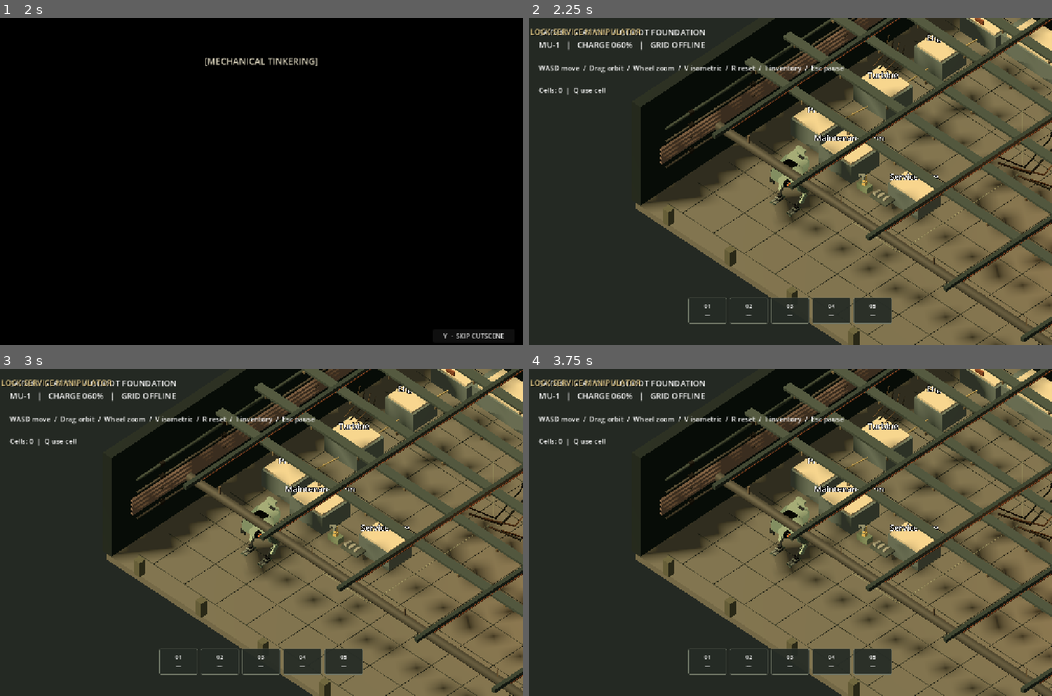
Above: before the commit, frames 1-4 (two rows, left to right).
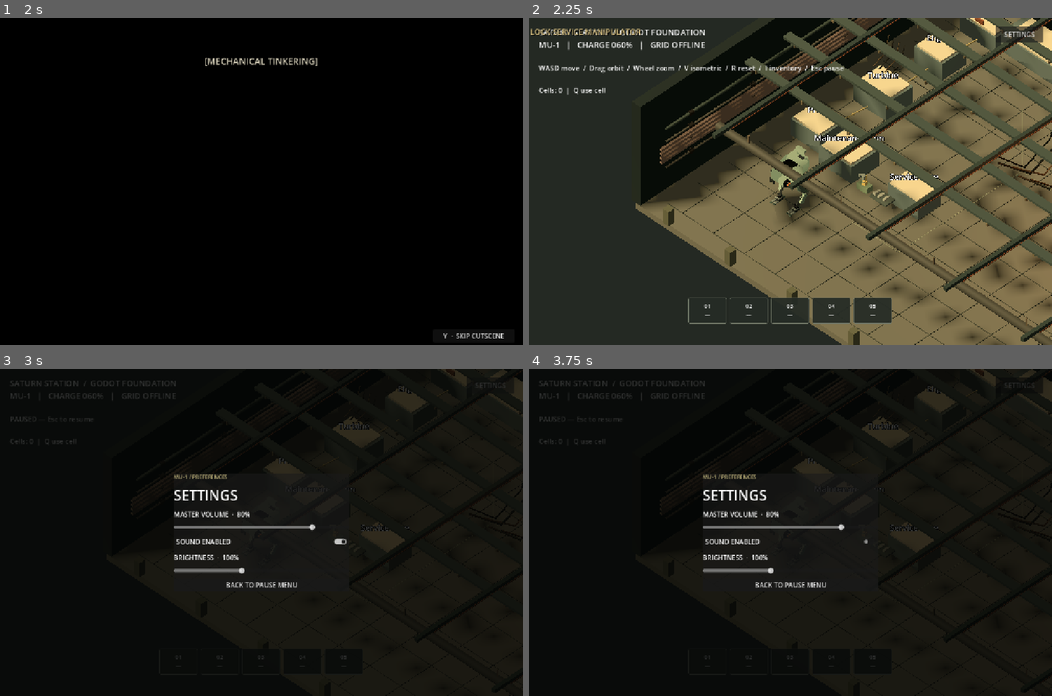
Above: after the commit, the same moments.

Repository: thetruenadia/saturn-station
Game: Godot game, scene res://main_menu.tscn
The game is run twice, just before and just after one commit, with the same random seed, the same clock (stepped at 60 frames per second) and the same inputs.
Inputs (mouse positions are in pixels of both pictures, inside the frame that each line leads up to):
- Up to frame 1 (2 s): click "START NEW DEMO" at 0.5 s; click "BEGIN BOOT SEQUENCE" at 1.25 s
- Up to frame 2 (2.25 s): click "Y · SKIP CUTSCENE" at 2 s
- Up to frame 3 (3 s): click (491, 385) at 2.75 s, where only the run after the commit has a clickable "SETTINGS"
- Up to frame 4 (3.75 s): click (790, 542) at 3.5 s, where only the run after the commit has a clickable "SOUND ENABLED"

Frame 1 is identical in both runs. In frame 2, 0.4% of the frame differs, in the area x 89-99%, y 2-8%; in frame 3, 90%, in the area x 0-100%, y 0-100%; in frame 4, 90%.

Commit message:
Port pause screen and in-game preferences

Diff:
--- a/godot/test_workshop.gd
+++ b/godot/test_workshop.gd
@@ -19,12 +19,29 @@
 	await process_frame
 	assert(workshop.player != null)
 	assert(workshop.camera != null and workshop.camera.current)
+	assert(workshop.pause_overlay != null and not workshop.pause_overlay.visible)
 	assert(workshop.controls_hint.text.contains("WASD MOVE"))
 	assert(workshop.hotbar_slots.size() == 5)
 	assert(workshop.ambient_player.playing)
 	assert((workshop.ambient_player.stream as AudioStreamWAV).loop_mode == AudioStreamWAV.LOOP_FORWARD)
 	assert(workshop._interaction_hint("Service case") == "MANIPULATOR REQUIRED")
 	assert(workshop._interaction_hint("Observation window") == "VIEW ENCELADUS")
+	var pause_key := InputEventKey.new()
+	pause_key.pressed = true
+	pause_key.physical_keycode = KEY_ESCAPE
+	workshop._unhandled_input(pause_key)
+	assert(workshop.paused and workshop.pause_overlay.visible)
+	workshop._refresh_pause_screen(true)
+	assert(workshop.pause_content.find_child("MasterVolumeSlider",true,false) is HSlider)
+	assert(workshop.pause_content.find_child("BrightnessSlider",true,false) is HSlider)
+	assert(workshop.pause_content.find_child("SoundEnabledToggle",true,false) is CheckButton)
+	workshop._set_brightness(1.25)
+	assert(is_equal_approx(workshop.world_environment.environment.tonemap_exposure,1.25))
+	workshop._set_sound_enabled(false)
+	assert(not workshop.sound_enabled)
+	workshop._set_sound_enabled(true)
+	workshop.set_paused(false)
+	assert(not workshop.paused and not workshop.pause_overlay.visible)
 	var arm_screen_position: Vector2 = workshop.camera.unproject_position(Vector3(-7.2,0.85,3.0))
 	var click_down := InputEventMouseButton.new()
 	click_down.button_index = MOUSE_BUTTON_LEFT
--- a/godot/workshop.gd
+++ b/godot/workshop.gd
@@ -81,6 +81,13 @@
 var notice_tween: Tween
 var sound_player: AudioStreamPlayer
 var ambient_player: AudioStreamPlayer
+var world_environment: WorldEnvironment
+var pause_overlay: ColorRect
+var pause_content: VBoxContainer
+var pause_settings_active := false
+var master_volume := 0.8
+var brightness := 1.0
+var sound_enabled := true
 var opening_active := false
 var opening_started := false
 var opening_elapsed := 0.0
@@ -187,15 +194,23 @@
 	var preferences := ConfigFile.new()
 	if preferences.load("user://saturn-station-prefs.cfg") == OK:
 		isometric = bool(preferences.get_value("view", "isometric", true))
-	var env := WorldEnvironment.new()
+		master_volume = float(preferences.get_value("sound", "volume", 0.8))
+		brightness = float(preferences.get_value("display", "brightness", 1.0))
+		sound_enabled = bool(preferences.get_value("sound", "enabled", true))
+	var master_bus := AudioServer.get_bus_index("Master")
+	if master_bus >= 0:
+		AudioServer.set_bus_volume_db(master_bus,linear_to_db(maxf(master_volume,0.001)))
+		AudioServer.set_bus_mute(master_bus,not sound_enabled)
+	world_environment = WorldEnvironment.new()
 	var atmosphere := Environment.new()
 	atmosphere.background_mode = Environment.BG_COLOR
 	atmosphere.background_color = Color("242923")
 	atmosphere.ambient_light_source = Environment.AMBIENT_SOURCE_COLOR
 	atmosphere.ambient_light_color = Color("c9c4aa")
 	atmosphere.ambient_light_energy = 0.65
-	env.environment = atmosphere
-	add_child(env)
+	atmosphere.tonemap_exposure = brightness
+	world_environment.environment = atmosphere
+	add_child(world_environment)
 	sound_player = AudioStreamPlayer.new()
 	sound_player.name = "WorkshopSoundEffects"
 	add_child(sound_player)
@@ -331,6 +346,7 @@
 	observation_prompt.add_theme_color_override("font_color", Color("d6d2bf"))
 	observation_prompt.hide()
 	setup_progression(layer)
+	_build_pause_screen(layer)
 	if persistence_enabled:
 		_load_progress()
 	update_camera()
@@ -766,9 +782,7 @@
 				elif inventory_open:
 					inventory_open = false
 				else:
-					paused = not paused
-					if paused:
-						move_target = Vector2.ZERO
+					set_paused(not paused)
 			KEY_I:
 				if not paused and charge > 0:
 					if mode == "inventory":
@@ -934,6 +948,155 @@
 	if index < items.size():
 		show_notice("SELECTED  ·  " + items[index].to_upper())
 	_refresh_hotbar()
+
+func _build_pause_screen(layer: CanvasLayer) -> void:
+	var settings_button := Button.new()
+	settings_button.name = "GameplaySettingsButton"
+	settings_button.text = "SETTINGS"
+	settings_button.set_anchors_and_offsets_preset(Control.PRESET_TOP_RIGHT)
+	settings_button.position = Vector2(-138,20)
+	settings_button.size = Vector2(116,40)
+	settings_button.pressed.connect(_open_pause_settings)
+	layer.add_child(settings_button)
+	pause_overlay = ColorRect.new()
+	pause_overlay.name = "PauseScreen"
+	pause_overlay.color = Color(0.015,0.02,0.018,0.82)
+	pause_overlay.set_anchors_and_offsets_preset(Control.PRESET_FULL_RECT)
+	pause_overlay.mouse_filter = Control.MOUSE_FILTER_STOP
+	layer.add_child(pause_overlay)
+	pause_overlay.hide()
+	var center := CenterContainer.new()
+	center.set_anchors_and_offsets_preset(Control.PRESET_FULL_RECT)
+	pause_overlay.add_child(center)
+	var card := PanelContainer.new()
+	card.name = "PauseCard"
+	card.custom_minimum_size = Vector2(430,0)
+	center.add_child(card)
+	pause_content = VBoxContainer.new()
+	pause_content.add_theme_constant_override("separation",12)
+	card.add_child(pause_content)
+	_refresh_pause_screen(false)
+
+func set_paused(value: bool) -> void:
+	paused = value
+	if pause_overlay:
+		pause_overlay.visible = value
+	if value:
+		move_target = Vector2.ZERO
+	else:
+		pause_settings_active = false
+
+func _open_pause_settings() -> void:
+	set_paused(true)
+	_refresh_pause_screen(true)
+
+func _refresh_pause_screen(show_settings: bool) -> void:
+	pause_settings_active = show_settings
+	if not pause_content:
+		return
+	for child in pause_content.get_children():
+		pause_content.remove_child(child)
+		child.queue_free()
+	var heading := Label.new()
+	heading.text = "MU-1 / PREFERENCES" if show_settings else "SRV-09 / SYSTEM INTERRUPT"
+	heading.add_theme_font_size_override("font_size",13)
+	heading.add_theme_color_override("font_color",Color("c6b97f"))
+	pause_content.add_child(heading)
+	var title := Label.new()
+	title.text = "SETTINGS" if show_settings else "PAUSED"
+	title.add_theme_font_size_override("font_size",34)
+	pause_content.add_child(title)
+	if show_settings:
+		var volume_label := Label.new()
+		volume_label.text = "MASTER VOLUME  ·  %.0f%%" % (master_volume*100.0)
+		pause_content.add_child(volume_label)
+		var volume_slider := HSlider.new()
+		volume_slider.name = "MasterVolumeSlider"
+		volume_slider.min_value = 0.0
+		volume_slider.max_value = 1.0
+		volume_slider.step = 0.05
+		volume_slider.value = master_volume
+		volume_slider.value_changed.connect(func(value: float) -> void:
+			_set_master_volume(value)
+			volume_label.text = "MASTER VOLUME  ·  %.0f%%" % (master_volume*100.0)
+		)
+		pause_content.add_child(volume_slider)
+		var sound_toggle := CheckButton.new()
+		sound_toggle.name = "SoundEnabledToggle"
+		sound_toggle.text = "SOUND ENABLED"
+		sound_toggle.button_pressed = sound_enabled
+		sound_toggle.toggled.connect(_set_sound_enabled)
+		pause_content.add_child(sound_toggle)
+		var brightness_label := Label.new()
+		brightness_label.text = "BRIGHTNESS  ·  %.0f%%" % (brightness*100.0)
+		pause_content.add_child(brightness_label)
+		var brightness_slider := HSlider.new()
+		brightness_slider.name = "BrightnessSlider"
+		brightness_slider.min_value = 0.5
+		brightness_slider.max_value = 1.8
+		brightness_slider.step = 0.05
+		brightness_slider.value = brightness
+		brightness_slider.value_changed.connect(func(value: float) -> void:
+			_set_brightness(value)
+			brightness_label.text = "BRIGHTNESS  ·  %.0f%%" % (brightness*100.0)
+		)
+		pause_content.add_child(brightness_slider)
+		var back := Button.new()
+		back.text = "BACK TO PAUSE MENU"
+		back.pressed.connect(func() -> void: _refresh_pause_screen(false))
+		pause_content.add_child(back)
+		return
+	var subtitle := Label.new()
+	subtitle.text = "Unit processes suspended."
+	pause_content.add_child(subtitle)
+	var resume := Button.new()
+	resume.text = "RESUME"
+	resume.pressed.connect(func() -> void: set_paused(false))
+	pause_content.add_child(resume)
+	var settings := Button.new()
+	settings.text = "SETTINGS"
+	settings.pressed.connect(_open_pause_settings)
+	pause_content.add_child(settings)
+	var restart := Button.new()
+	restart.text = "RESTART DEMO"
+	restart.pressed.connect(restart_demo)
+	pause_content.add_child(restart)
+
+func _save_game_preferences() -> void:
+	if not persistence_enabled:
+		return
+	var preferences := ConfigFile.new()
+	preferences.load("user://saturn-station-prefs.cfg")
+	preferences.set_value("sound","volume",master_volume)
+	preferences.set_value("sound","enabled",sound_enabled)
+	preferences.set_value("display","brightness",brightness)
+	preferences.save("user://saturn-station-prefs.cfg")
+
+func _set_master_volume(value: float) -> void:
+	master_volume = clampf(value,0.0,1.0)
+	var bus := AudioServer.get_bus_index("Master")
+	if bus >= 0:
+		AudioServer.set_bus_volume_db(bus,linear_to_db(maxf(master_volume,0.001)))
+	_save_game_preferences()
+
+func _set_sound_enabled(value: bool) -> void:
+	sound_enabled = value
+	var bus := AudioServer.get_bus_index("Master")
+	if bus >= 0:
+		AudioServer.set_bus_mute(bus,not sound_enabled)
+	_save_game_preferences()
+
+func _set_brightness(value: float) -> void:
+	brightness = clampf(value,0.5,1.8)
+	if world_environment and world_environment.environment:
+		world_environment.environment.tonemap_exposure = brightness
+	_save_game_preferences()
+
+func restart_demo() -> void:
+	if FileAccess.file_exists(SAVE_PATH):
+		DirAccess.remove_absolute(ProjectSettings.globalize_path(SAVE_PATH))
+	get_tree().set_meta("start_maker_opening",true)
+	get_tree().change_scene_to_file("res://workshop.tscn")
 
 func _refresh_hotbar() -> void:
 	if hotbar_labels.size() != 5:
Not shown, changed: godot/PORTING-STATUS.md
